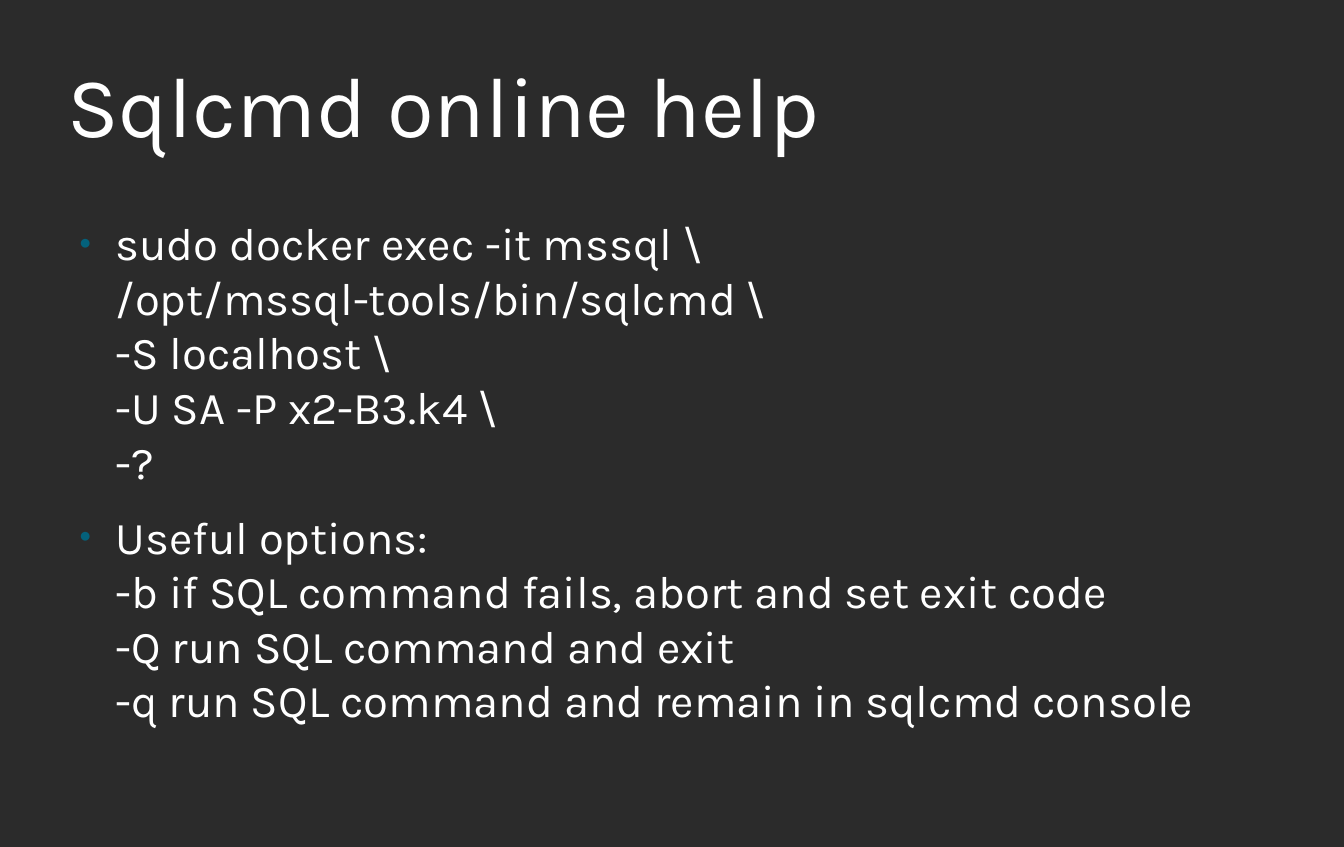
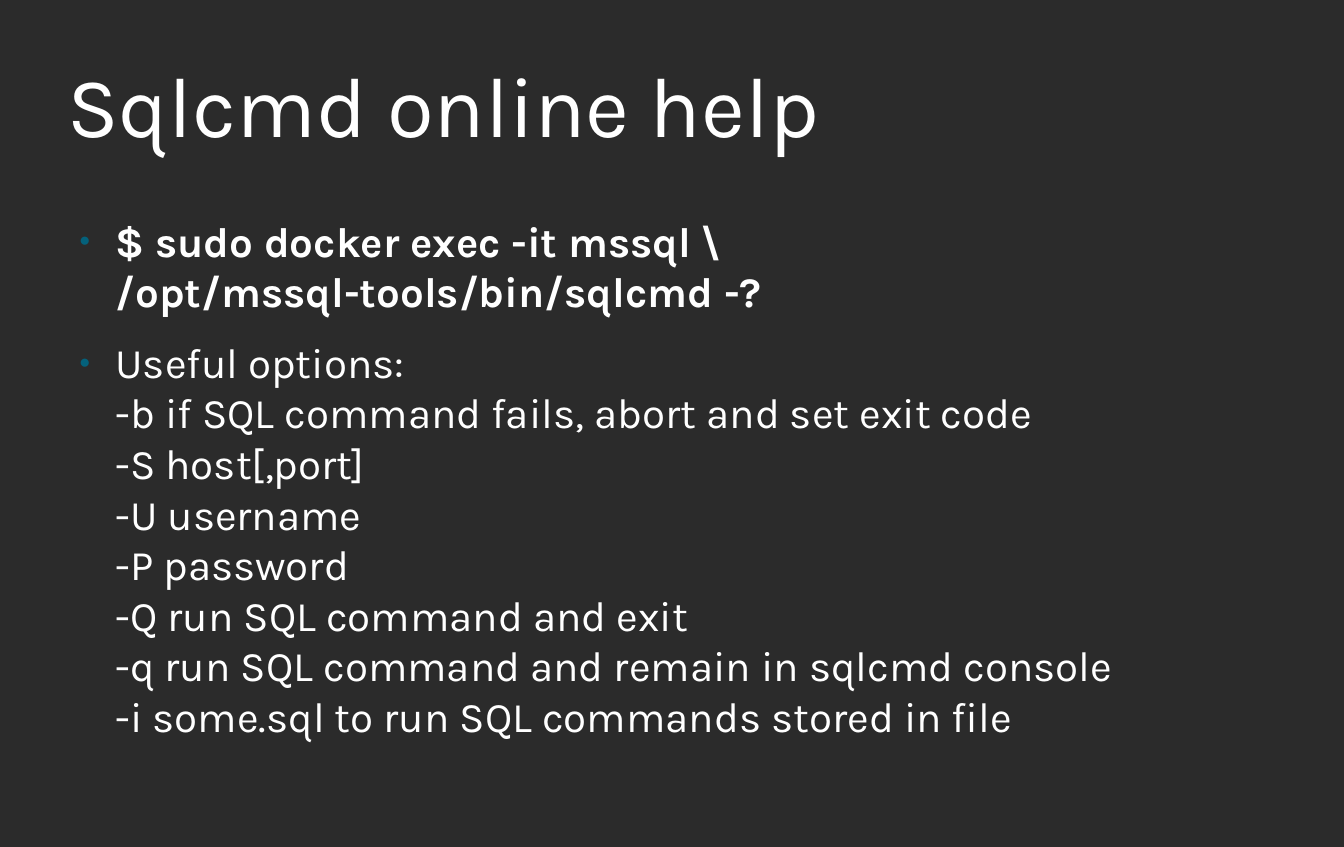
Before and after one commit to roskakori/talks, a slide deck: slide 9 of linuxtage/Microsoft SQL Server with Linux and Docker.odp (slide 8 before the commit). Drawn at 1344x847 pixels with LibreOffice and Linux fonts; fonts in the diff are those of the drawing; background and template pictures are left out; a plain dark background stands for a picture behind light text. Boxes give left, top, right and bottom in pixels: in the first picture for what was removed or moved away, otherwise in the second. Text is boxed around its words. In the diff, an @@ line names an element or a change of style, - is before the commit and + after.

Commit message:
Added slides for talk on Micrsoft SQL Server with Linux and Docker.

```diff
--- a/linuxtage/Microsoft SQL Server with Linux and Docker.odp
+++ b/linuxtage/Microsoft SQL Server with Linux and Docker.odp
@@ text at (x1=115, y1=227, x2=1113, y2=742): text changed; size 32 to 29.6 pt @@
-● sudo docker exec -it mssql \
-  /opt/mssql-tools/bin/sqlcmd \
-  -S localhost \
-  -U SA -P x2-B3.k4 \
-  -?
-● Useful options:
-  -b if SQL command fails, abort and set exit code
-  -Q run SQL command and exit
-  -q run SQL command and remain in sqlcmd console
+● $ sudo docker exec -it mssql \
+  /opt/mssql-tools/bin/sqlcmd -?
+● Useful options:
+  -b if SQL command fails, abort and set exit code
+  -S host[,port]
+  -U username
+  -P password
+  -Q run SQL command and exit
+  -q run SQL command and remain in sqlcmd console
+  -i some.sql to run SQL commands stored in file
```
Also in this commit, not shown: 7 other slides changed, 3 slides added, 4 slides removed.
